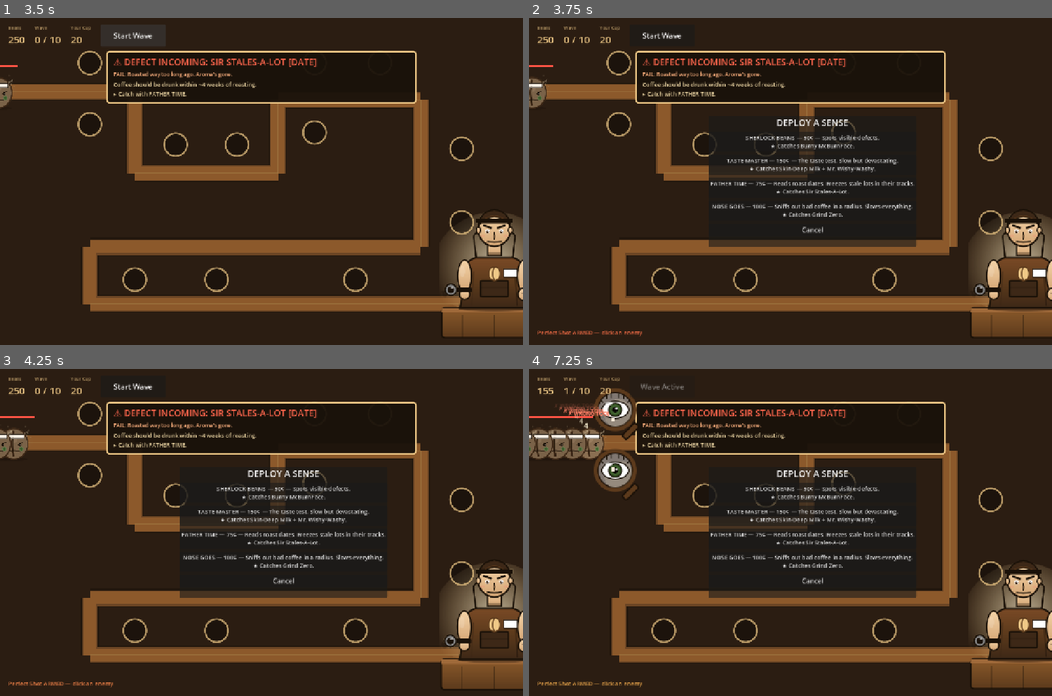
Above: before the commit, frames 1-4 (two rows, left to right).
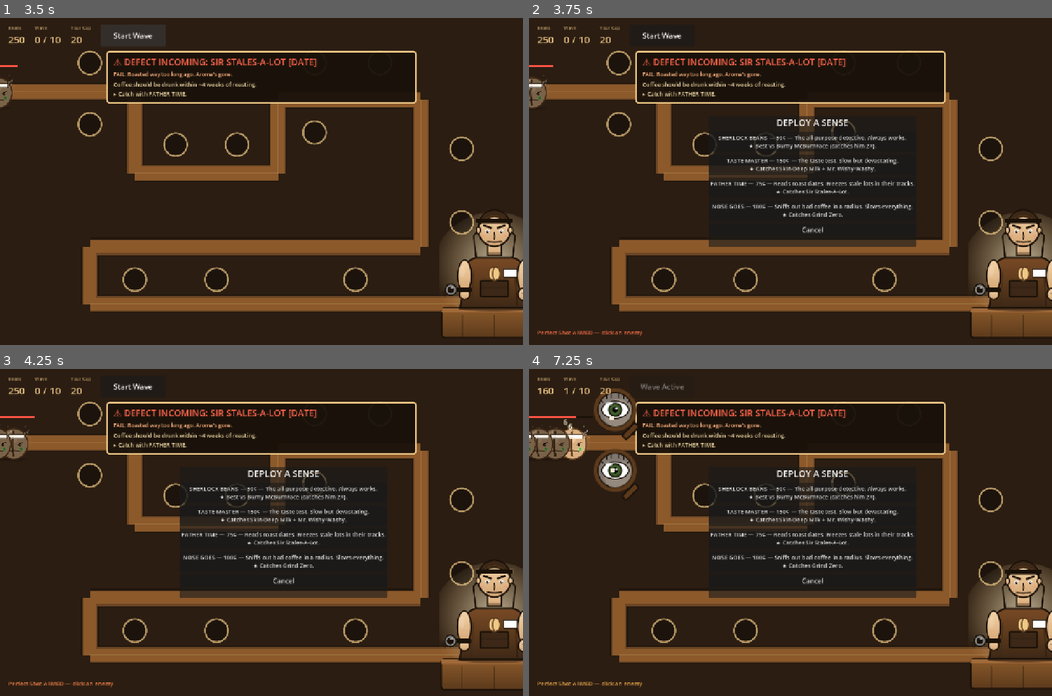
Above: after the commit, the same moments.

Repository: kanencoffee/grounds-for-defense-godot
Game: Godot game, scene res://scenes/main.tscn
Same seed, same stepped clock (60 frames per second), same inputs: the game is played once before the commit and once after it.
Inputs (mouse positions are in pixels of both pictures, inside the frame that each line leads up to):
- Up to frame 1 (3.5 s): click "Start Wave" at 0.5 s; click "Start Wave" at 1.25 s; click "Skip All" at 2 s; click "Start Wave" at 2.75 s
- Up to frame 2 (3.75 s): tap Enter at 3.5 s; move the mouse to (617, 63) at 3.52 s; tap P at 3.6 s; click (617, 63) at 3.67 s
- Up to frame 3 (4.25 s): no input
- Up to frame 4 (7.25 s): click (811, 493) at 4.25 s, where only the run before the commit has a clickable "SHERLOCK BEANS — 50¢ — Spots …"; move the mouse to (617, 473) at 5.02 s; tap P at 5.1, 6.6 s; click (617, 473) at 5.17 s; click (811, 493) at 5.75 s, where only the run after the commit has a clickable "SHERLOCK BEANS — 50¢ — The al…"; move the mouse to (706, 496) at 6.52 s; click (706, 496) at 6.67 s

Frame 1 is identical in both runs. In frame 2, 0.5% of the frame differs, in the area x 36-73%, y 35-41%; in frame 3, 0.5%; in frame 4, 1.4%, in the area x 2-73%, y 5-41%.

Commit message:
Sherlock Beans is the generalist — visual inspection always works (no penalty)

Diff:
--- a/scripts/main.gd
+++ b/scripts/main.gd
@@ -7,7 +7,7 @@
 
 # ============== DEFINITIONS ==============
 const TOWER_DEFS = {
-	"eye":      {"name":"SHERLOCK BEANS",  "cost":50,  "range":180, "dmg":6,  "fire_rate":0.22, "sprite":"tower-eye.svg",    "specialty":"visual",    "blurb":"Spots visible defects.\n★ Catches Burny McBurnFace."},
+	"eye":      {"name":"SHERLOCK BEANS",  "cost":50,  "range":180, "dmg":6,  "fire_rate":0.22, "sprite":"tower-eye.svg",    "specialty":"visual",    "blurb":"The all-purpose detective. Always works.\n★ Best vs Burny McBurnFace (catches him 2×)."},
 	"tongue":   {"name":"TASTE-MASTER",    "cost":150, "range":320, "dmg":60, "fire_rate":1.8,  "sprite":"tower-tongue.svg", "specialty":"taste",     "blurb":"The taste test. Slow but devastating.\n★ Catches Skin-Deep Milk + Mr. Wishy-Washy.", "charge":1.5, "pierce":true},
 	"date":     {"name":"FATHER TIME",     "cost":75,  "range":190, "dmg":0,  "fire_rate":1.2,  "sprite":"tower-date.svg",   "specialty":"date",      "blurb":"Reads roast dates. Freezes stale lots in their tracks.\n★ Catches Sir Stales-A-Lot.", "root":2.0},
 	"nose":     {"name":"NOSE GOES",       "cost":100, "range":180, "dmg":0,  "fire_rate":0.0,  "sprite":"tower-nose.svg",   "specialty":"aroma",     "blurb":"Sniffs out bad coffee in a radius. Slows everything.\n★ Catches Grind Zero.", "slow":0.55, "aura":true},
@@ -169,7 +169,7 @@
 	briefing_pages.append({
 		"kind": "ready",
 		"title": "READY TO GET GEEKY?",
-		"body": "★ Right tool → 2× damage + ✓ DEFECT CAUGHT\n✗ Wrong tool → 0.6× damage + ✗ WRONG TOOL\n☆ Pod-zilla (boss) → all tools apply at  …(177 unchanged characters)…
+		"body": "★ Right tool → 2× damage + ✓ DEFECT CAUGHT\n✗ Wrong tool → 0.6× damage + ✗ WRONG TOOL\n👁 Sherlock Beans is the generalist — always works.\n☆ Pod-zilla (boss) → all tools apply at  …(177 unchanged characters)…
 	})
 	briefing_idx = 0
 	_build_briefing_ui()
@@ -848,12 +848,15 @@
 	if specialty != "" and def.has("defect"):
 		var defect = def.defect
 		if defect == "compound":
-			# K-Pod: every check applies, but only 1.3× since it's compound
+			# Pod-zilla: every check applies, but only 1.3× since it's compound
 			d *= 1.3
 			match_label = "✓ ONE OF MANY"
 		elif specialty == defect:
 			d *= MATCH_BONUS
 			match_label = "✓ DEFECT CAUGHT"
+		elif specialty == "visual":
+			# Sherlock Beans is the generalist — visual inspection always works at base damage
+			pass
 		else:
 			d *= MISMATCH_PENALTY
 			match_label = "✗ WRONG TOOL"
